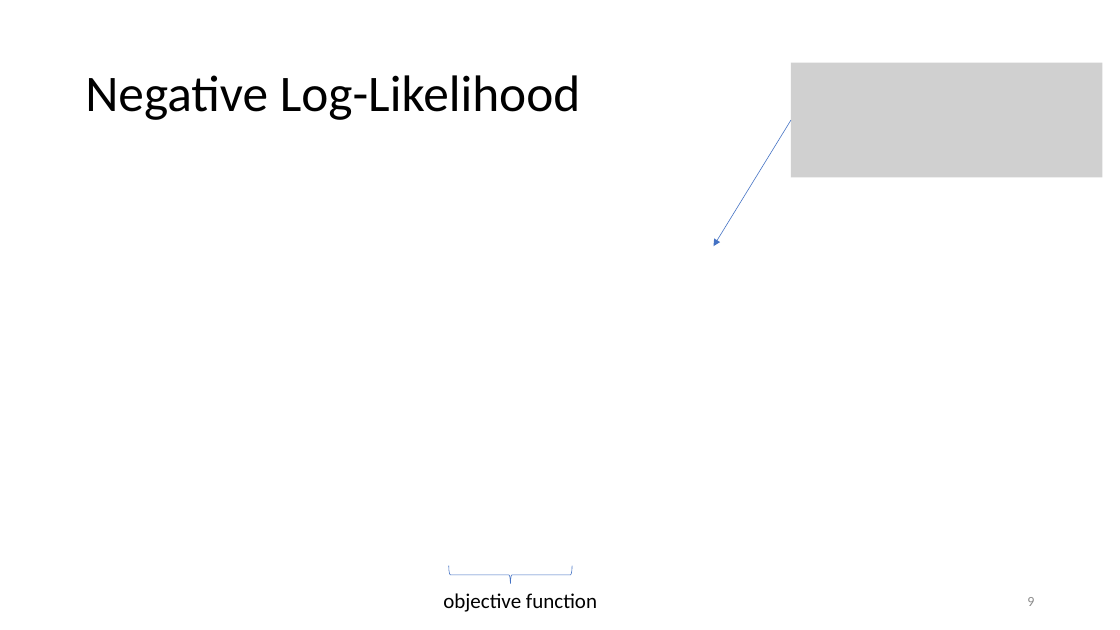
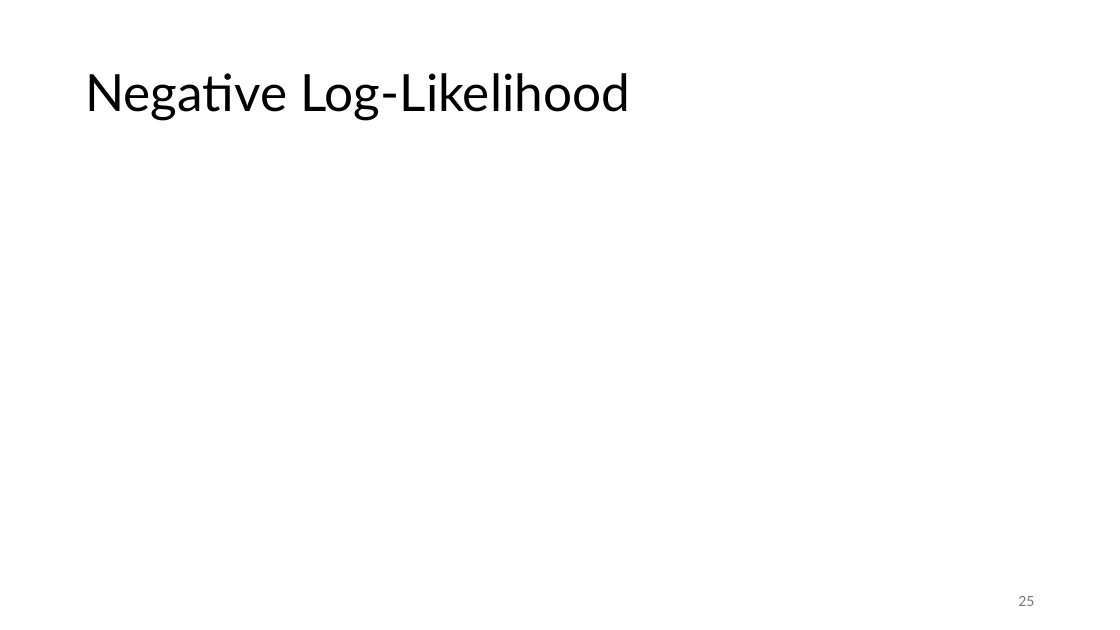
Before and after one commit to FelixWick/data_science, a slide deck: slide 25 of slides/4_parameter_estimation.pptx (slide 9 before the commit). Drawn at 1120x630 pixels with LibreOffice and Linux fonts; fonts in the diff are those of the drawing; grey boxes stand for pictures. Boxes give left, top, right and bottom in pixels: in the first picture for what was removed or moved away, otherwise in the second. Text is boxed around its words. In the diff, an @@ line names an element or a change of style, - is before the commit and + after.

```diff
--- a/slides/4_parameter_estimation.pptx
+++ b/slides/4_parameter_estimation.pptx
@@ title "Negative Log-Likelihood" at (85,73,630,120): font Calibri to Lato @@
@@ picture removed at (791,62,1103,177) @@
@@ arrow removed from (791, 120) to (713, 246) @@
@@ right brace removed at (449,566,573,584) @@
@@ text removed at (443,593,597,612) @@
-objective function
@@ page number at (1018,596,1034,606): text changed; font Calibri to Lato; text colour #8C8C8C to #797979 @@
-9
+25
```
Also in this commit, not shown: 8 other slides changed, 21 slides added, 6 slides removed, 2 other files.
